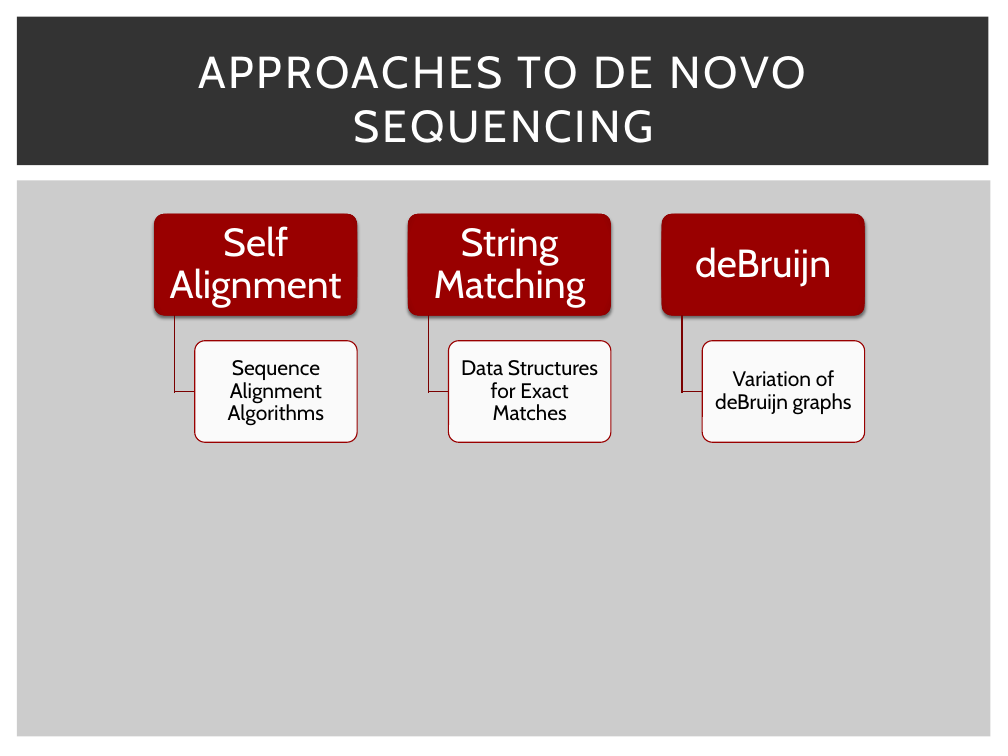
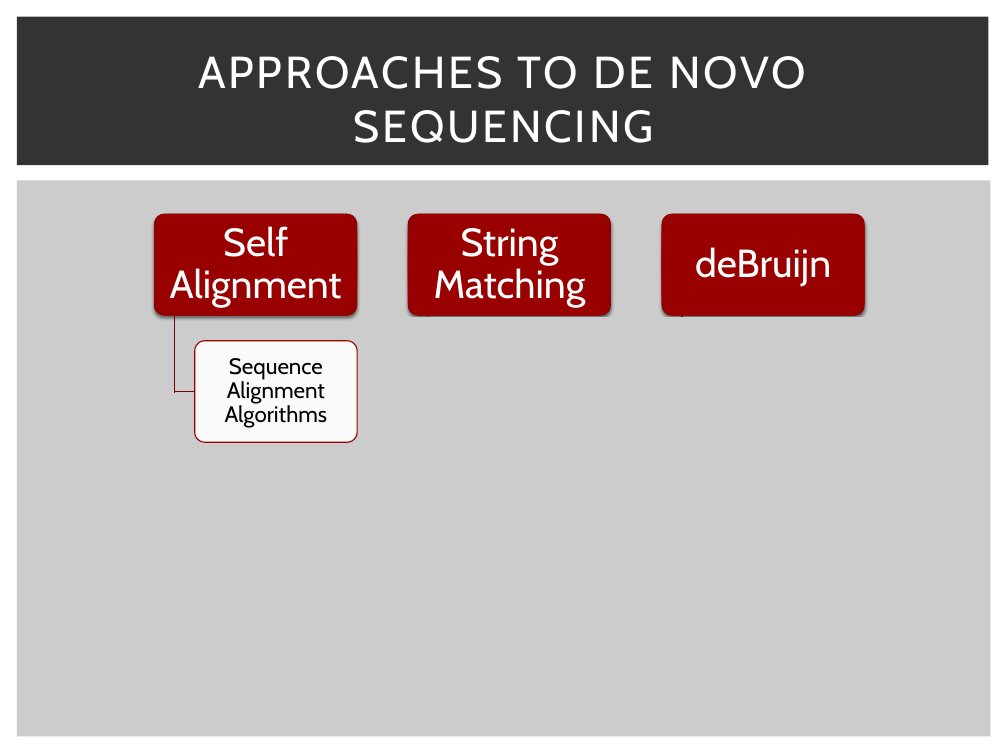
Before and after one commit to schaefce/proposal, a slide deck: slide 7 of GLBio.pptx (slide 6 before the commit). Drawn at 1008x756 pixels with LibreOffice and Linux fonts; fonts in the diff are those of the drawing. Boxes give left, top, right and bottom in pixels: in the first picture for what was removed or moved away, otherwise in the second. Text is boxed around its words. In the diff, an @@ line names an element or a change of style, - is before the commit and + after.

```diff
--- a/GLBio.pptx
+++ b/GLBio.pptx
@@ rectangle added at box(382, 319, 939, 583), fill #CCCCCC, outline #CCCCCC 1.5 pt @@
@@ text "Sequence Alignment Algorithms" at box(225, 358, 328, 428): size 15 to 16 pt @@
@@ group removed at box(449, 341, 865, 443): 2 rounded rectangles, 2 texts @@
-Data Structures for Exact Matches
-Variation of deBruijn graphs
```
Also in this commit, not shown: 9 other slides changed, 7 slides added.
